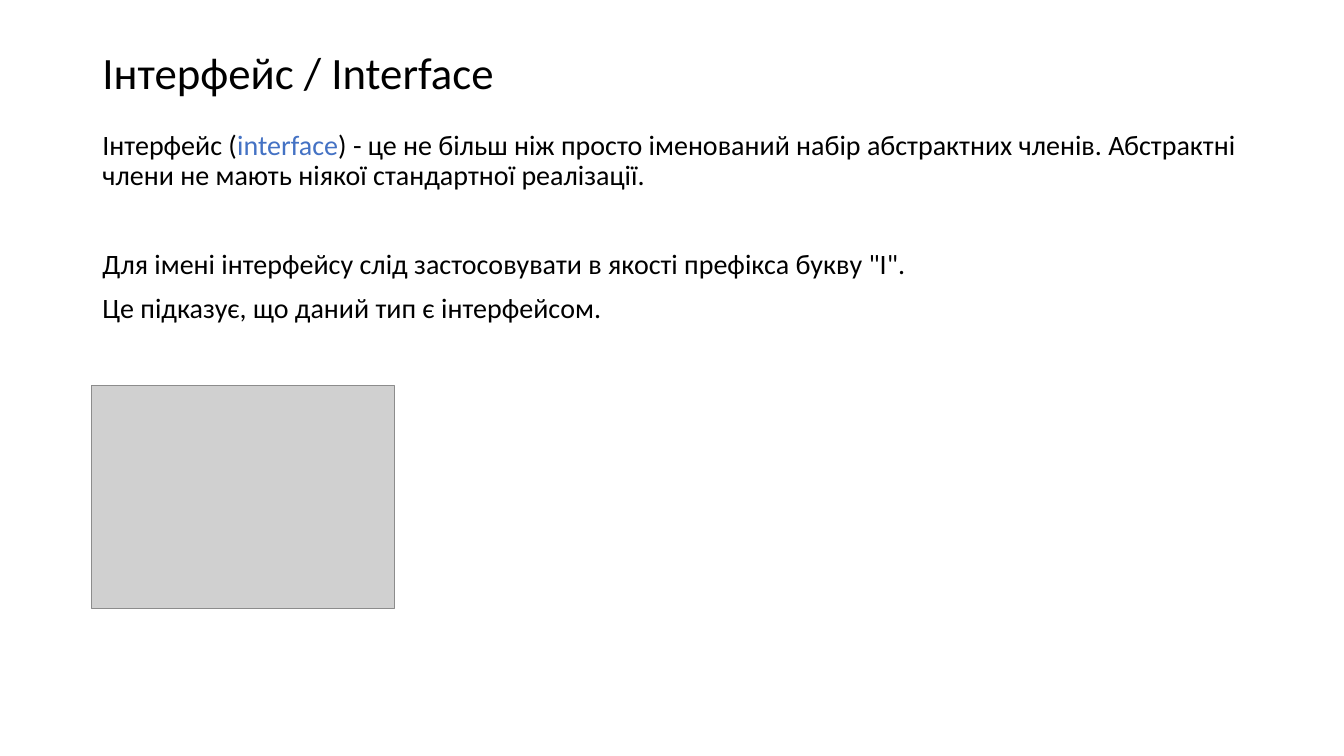
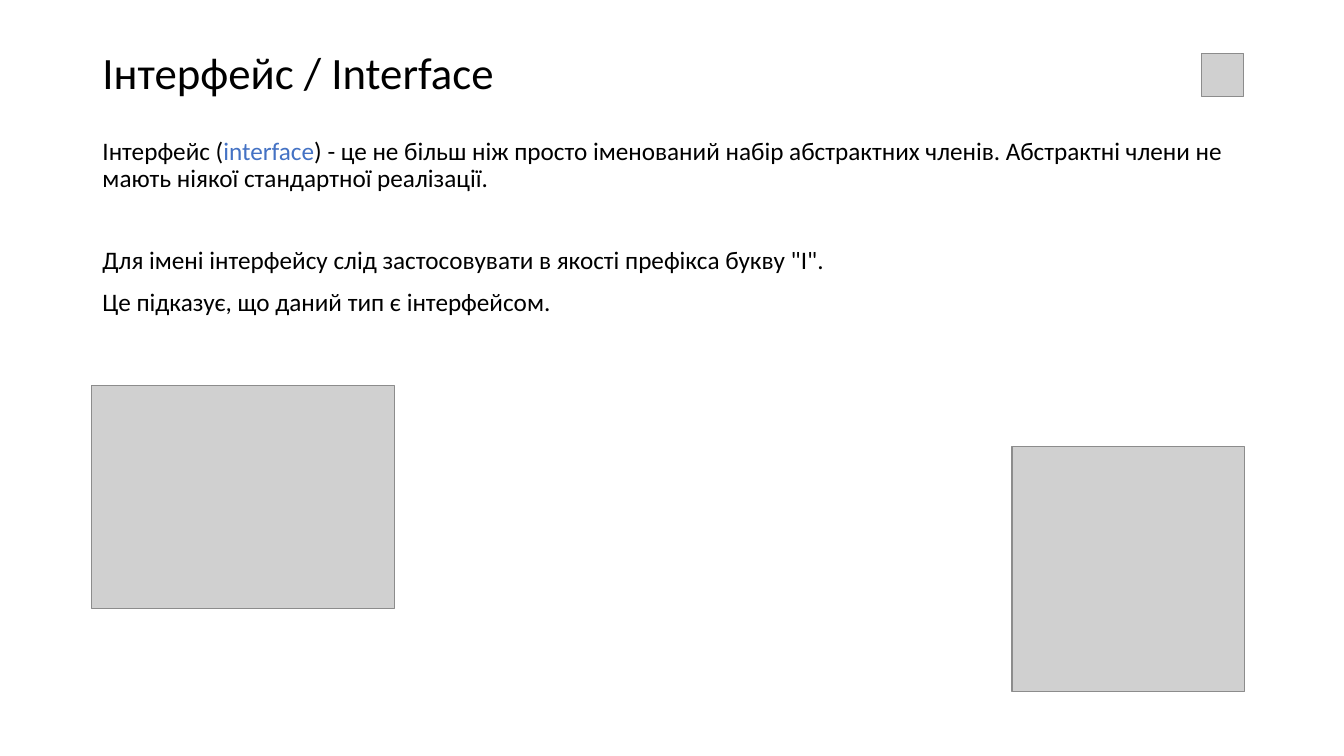
Before and after one commit to IT-Academy2020/Lesson_012_Abstractions, a slide deck: slide 7 of Lesson12.pptx. Drawn at 1344x756 pixels with LibreOffice and Linux fonts; fonts in the diff are those of the drawing; grey boxes stand for pictures. Boxes give left, top, right and bottom in pixels: in the first picture for what was removed or moved away, otherwise in the second. Text is boxed around its words. In the diff, an @@ line names an element or a change of style, - is before the commit and + after.

```diff
--- a/Lesson12.pptx
+++ b/Lesson12.pptx
@@ picture added at box(1202, 53, 1244, 96) @@
@@ text "Інтерфейс (interface) - це не ...": place and size @@
-text "Інтерфейс (interface) - це не ..." at box(102, 134, 1235, 323)
+text "Інтерфейс (interface) - це не ..." at box(102, 141, 1222, 315)
@@ text "Інтерфейс (interface) - це не ..." at box(102, 141, 1222, 315): size 20 to 18 pt @@
@@ picture added at box(1012, 447, 1245, 692) @@
```
Also in this commit, not shown: 9 other slides changed, 1 slide added.
